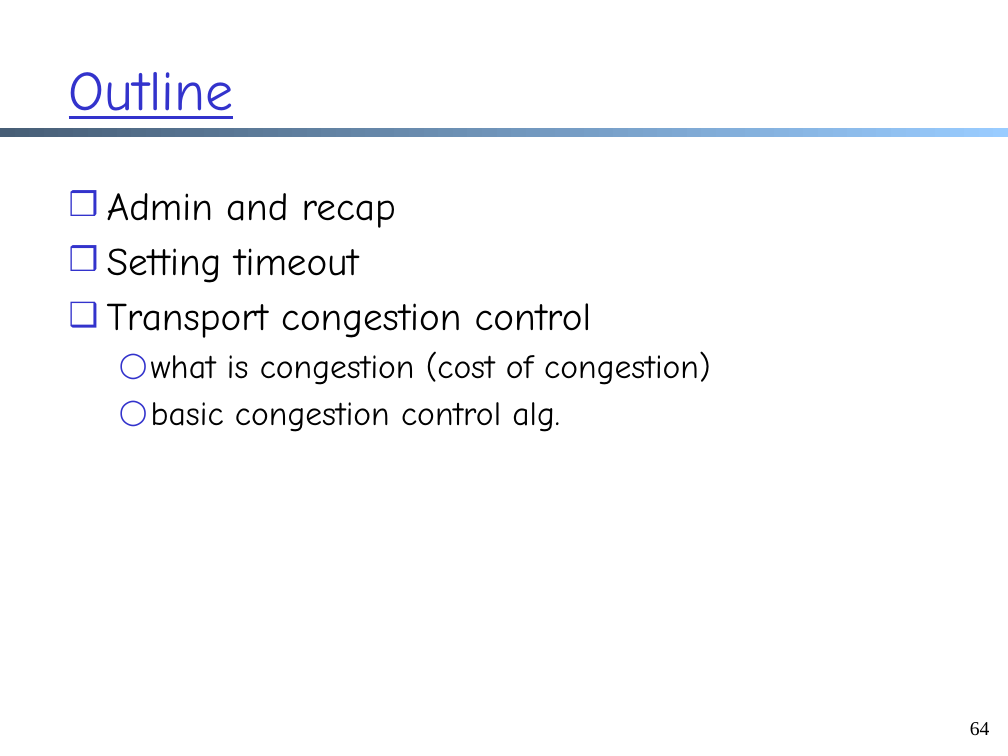
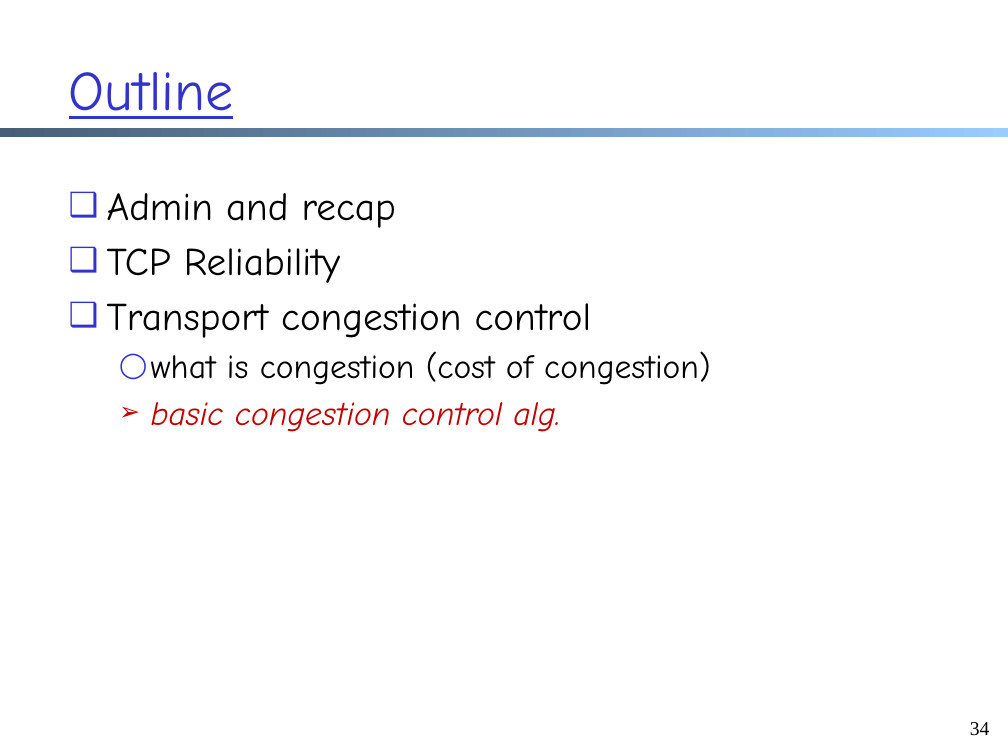
Before and after one commit to xiangq27/xiangq27.github.io, a slide deck: slide 34 of courses/cnns-xmuf21/files/lectures/transport-cc-aimd-reno.pptx (slide 64 before the commit). Drawn at 1008x756 pixels with LibreOffice and Linux fonts; fonts in the diff are those of the drawing. Boxes give left, top, right and bottom in pixels: in the first picture for what was removed or moved away, otherwise in the second. Text is boxed around its words. In the diff, an @@ line names an element or a change of style, - is before the commit and + after.

```diff
--- a/courses/cnns-xmuf21/files/lectures/transport-cc-aimd-reno.pptx
+++ b/courses/cnns-xmuf21/files/lectures/transport-cc-aimd-reno.pptx
@@ text at (107, 193, 560, 432): text colour #000000 to #C00000, italic on in "basic congestion control alg."; bullet ❒ to ❑; bullet ◯ to ➢; bullet colour #3333CC to #C00000 @@
@@ text at (107, 248, 340, 283): text changed @@
-❒ Setting timeout
+❑ TCP Reliability
@@ page number at (970, 722, 990, 736): text changed @@
-64
+34
```
Also in this commit, not shown: 29 other slides changed, 5 slides added, 30 slides removed, 13 other files.
